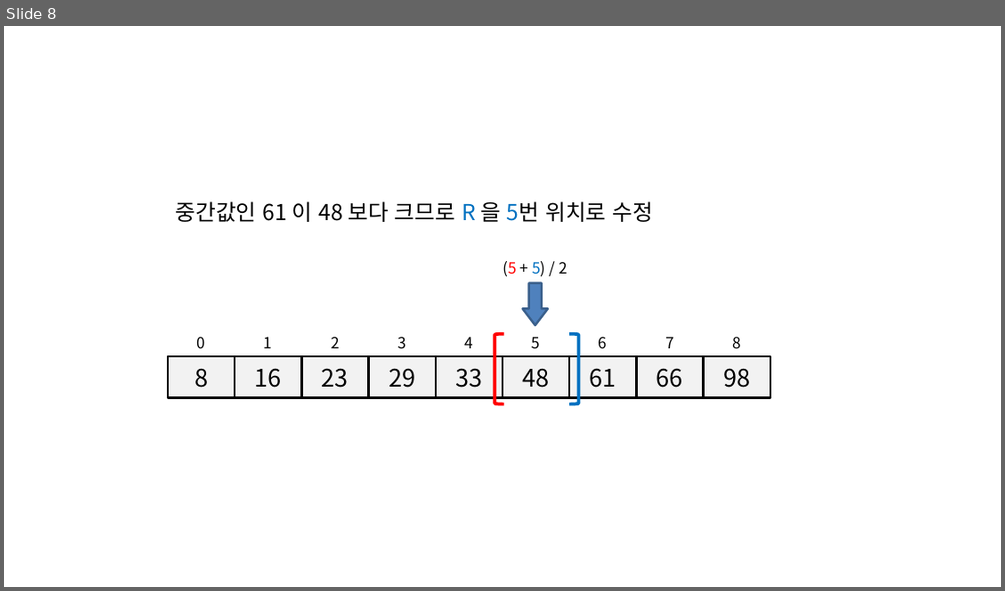
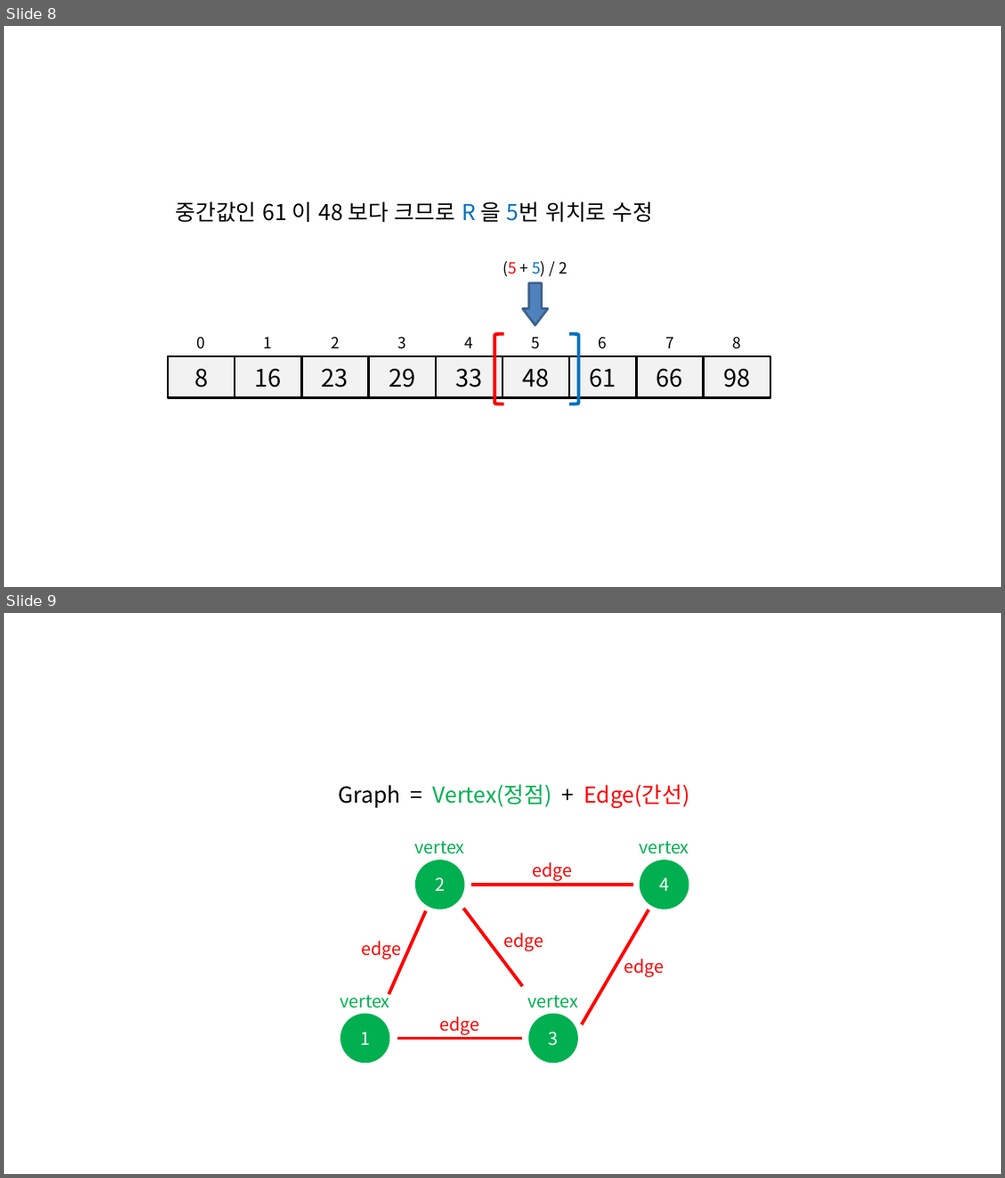
Before and after one commit to momo1108/blog, a slide deck: assets/etc/이미지제작용.pptx. Shown one above the other, each under a label of ours: slide 8 before the commit, slides 8 and 9 after it. The pictures are 1005x591 and 1005x1178 pixels, drawn with LibreOffice and Linux fonts; fonts in the diff are those of the drawing. Boxes give left, top, right and bottom in pixels: in the first picture for what was removed or moved away, otherwise in the second. Text is boxed around its words. In the diff, an @@ line names an element or a change of style, - is before the commit and + after.

```diff
--- a/assets/etc/이미지제작용.pptx
+++ b/assets/etc/이미지제작용.pptx
@@ slide 9 added at [4, 613, 1001, 1174], background #FFFFFF @@
@@ text added at [338, 784, 690, 808], 20 pt, text #00B050 @@
+Graph = Vertex(정점) + Edge(간선)
@@ text added at [414, 841, 464, 854], 16 pt, text #00B050 @@
+vertex
@@ text added at [639, 841, 688, 854], 16 pt, text #00B050 @@
+vertex
@@ ellipse added at [416, 860, 463, 908], fill #00B050, outline #00B050 2 pt, 16 pt, text #FFFFFF @@
+2
@@ text added at [532, 862, 572, 881], 16 pt, text #FF0000 @@
+edge
@@ ellipse added at [640, 860, 688, 908], fill #00B050, outline #00B050 2 pt, 16 pt, text #FFFFFF @@
+4
@@ line added from (633, 884) to (470, 884), #FF0000 3 pt @@
@@ line added from (426, 910) to (388, 994), #FF0000 3 pt @@
@@ line added from (463, 908) to (522, 986), #FF0000 3 pt @@
@@ text added at [504, 933, 544, 951], 16 pt, text #FF0000 @@
+edge
@@ line added from (648, 909) to (582, 1024), #FF0000 3 pt @@
@@ text added at [361, 941, 401, 959], 16 pt, text #FF0000 @@
+edge
@@ text added at [624, 958, 664, 977], 16 pt, text #FF0000 @@
+edge
@@ text added at [340, 989, 389, 1008], 16 pt, text #00B050 @@
+vertex
@@ text added at [528, 995, 578, 1008], 16 pt, text #00B050 @@
+vertex
@@ ellipse added at [341, 1014, 388, 1062], fill #00B050, outline #00B050 2 pt, 16 pt, text #FFFFFF @@
+1
@@ line added from (522, 1038) to (397, 1038), #FF0000 3 pt @@
@@ text added at [440, 1016, 480, 1035], 16 pt, text #FF0000 @@
+edge
@@ ellipse added at [529, 1014, 577, 1062], fill #00B050, outline #00B050 2 pt, 16 pt, text #FFFFFF @@
+3
```
Also in this commit, not shown: 5 other slides added, 8 other files.
